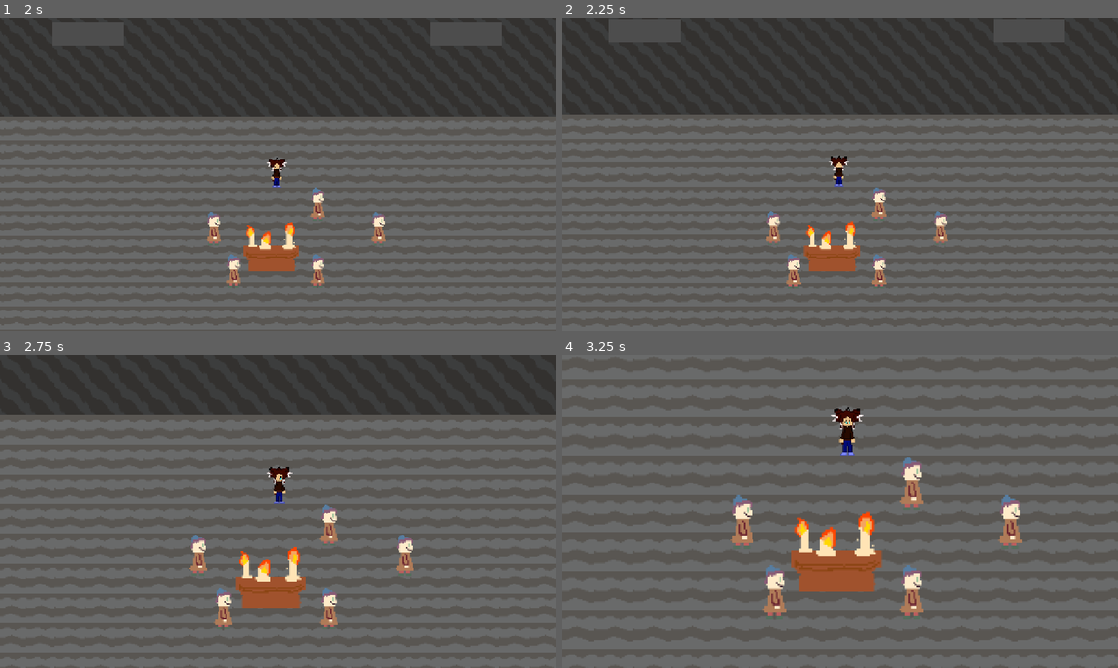
Above: before the commit, frames 1-4 (two rows, left to right).
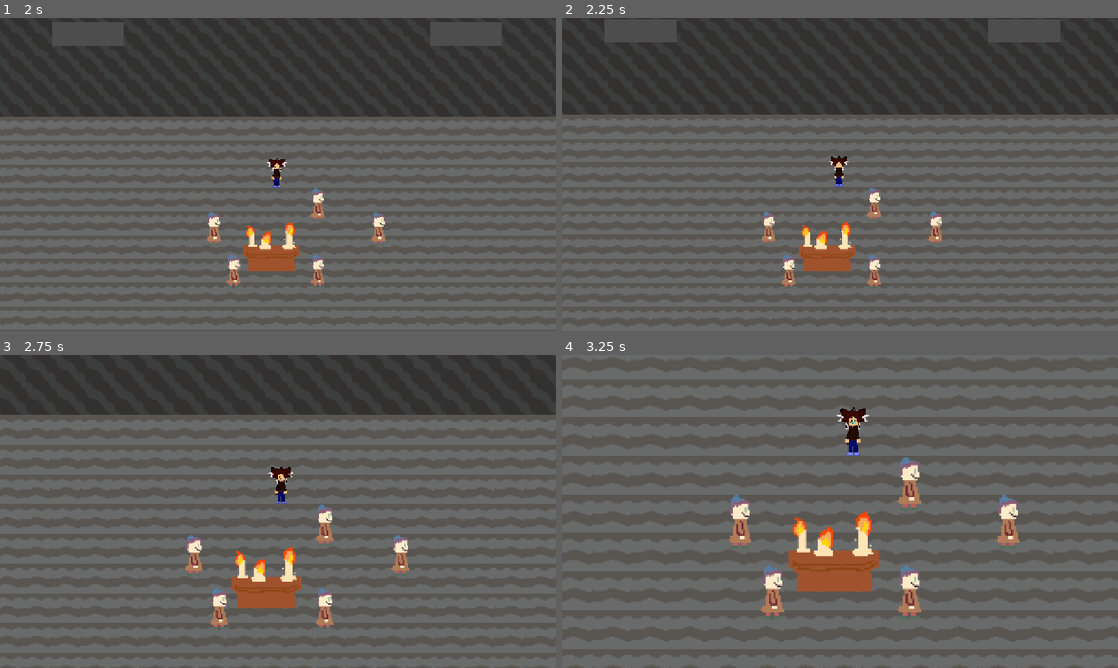
Above: after the commit, the same moments.

Repository: ki-krpto/Wood-Hollow-Academy
Game: Godot game, scene res://root.tscn
The game is run twice, just before and just after one commit, with the same random seed, the same clock (stepped at 60 frames per second) and the same inputs.
Inputs:
- Up to frame 1 (2 s): click "Start" at 0.5 s; click "New" at 1.25 s
- Up to frame 2 (2.25 s): tap Enter at 2 s; hold D (right) from 2.03 s (still down); tap E (interact) at 2.1 s
- Up to frame 3 (2.75 s): keep holding D (right)
- Up to frame 4 (3.25 s): release D (right) at 2.78 s; hold S (down) from 2.78 s (still down); tap E (interact) at 2.85 s

Frame 1 is identical in both runs. In frame 2, 1.9% of the frame differs, in the area x 7-91%, y 0-86%; in frame 3, 2.3%; in frame 4, 2.6%, in the area x 29-83%, y 16-84%.

Commit message:
player movement fixx

Diff:
--- a/assets/maps/player.gd
+++ b/assets/maps/player.gd
@@ -1,8 +1,8 @@
 extends CharacterBody2D
 
 const TILE_SIZE = 32
-const SPEED = 100.0
-const MOVE_DELAY = 0.1
+const SPEED = 130
+const MOVE_DELAY = 0
 
 var moving = false
 var target = Vector2.ZERO
@@ -85,71 +85,88 @@
 		_try_interact()
 		return
 
-	var held = Vector2.ZERO
+	var held = _held_dir()
+	var tapped = _tapped_dir()
+	if tapped != Vector2.ZERO:
+		buffered_dir = tapped
+
+	# Spend the frame's travel budget one tile at a time. Chaining steps within
+	# the same frame keeps a held direction from pausing on a tile boundary, and
+	# rolling the leftover into the next tile means no travel is lost to a step
+	# that happens to finish mid-frame.
+	var budget := SPEED * delta
+
+	while budget > 0.0001:
+		if not moving:
+			if move_timer > 0.0:
+				break
+			if not _begin_step(held):
+				break
+
+		var advance := minf(budget, TILE_SIZE * (1.0 - move_progress))
+		budget -= advance
+		move_progress += advance / TILE_SIZE
+
+		if move_progress >= 0.99999:
+			position = target
+			move_progress = 0.0
+			moving = false
+			move_dir = Vector2.ZERO
+			move_timer = MOVE_DELAY
+			GameManager.overworld_position = position
+		else:
+			position = move_start.lerp(target, move_progress)
+
+func _begin_step(held: Vector2) -> bool:
+	var next = Vector2.ZERO
+	if buffered_dir != Vector2.ZERO:
+		next = buffered_dir
+		buffered_dir = Vector2.ZERO
+	elif held != Vector2.ZERO:
+		next = held
+
+	if next == Vector2.ZERO:
+		return false
+
+	facing_dir = next
+	var collision = move_and_collide(next * TILE_SIZE, true)
+	if collision:
+		move_dir = Vector2.ZERO
+		var collider = collision.get_collider()
+		if collider and collider.is_in_group("enemies"):
+			var raw_id = collider.get("enemy_id")
+			var enemy_id: String = "Pollutabloom" if raw_id == null else str(raw_id)
+			_start_battle_transition(enemy_id, collider)
+		return false
+
+	move_dir = next
+	move_start = position
+	target = position + next * TILE_SIZE
+	move_progress = 0.0
+	moving = true
+	return true
+
+func _held_dir() -> Vector2:
 	if Input.is_action_pressed("right"):
-		held = Vector2.RIGHT
-	elif Input.is_action_pressed("left"):
-		held = Vector2.LEFT
-	elif Input.is_action_pressed("up"):
-		held = Vector2.UP
-	elif Input.is_action_pressed("down"):
-		held = Vector2.DOWN
-
-	if moving:
-		var tapped = Vector2.ZERO
-		if Input.is_action_just_pressed("right"):
-			tapped = Vector2.RIGHT
-		elif Input.is_action_just_pressed("left"):
-			tapped = Vector2.LEFT
-		elif Input.is_action_just_pressed("up"):
-			tapped = Vector2.UP
-		elif Input.is_action_just_pressed("down"):
-			tapped = Vector2.DOWN
-
-		if tapped != Vector2.ZERO:
-			buffered_dir = tapped
-
-		move_progress += delta * (SPEED / TILE_SIZE)
-		if move_progress >= 1.0:
-			position = target
-			GameManager.overworld_position = position
-			moving = false
-			move_timer = MOVE_DELAY
-		else:
-			var eased = _ease_in_out(move_progress)
-			var desired = move_start.lerp(target, eased)
-			var step = desired - position
-			if move_and_collide(step):
-				moving = false
-				move_dir = Vector2.ZERO
-				buffered_dir = Vector2.ZERO
-				move_timer = MOVE_DELAY
-
-	if not moving and move_timer <= 0.0:
-		var next = Vector2.ZERO
-
-		if buffered_dir != Vector2.ZERO:
-			next = buffered_dir
-			buffered_dir = Vector2.ZERO
-		elif held != Vector2.ZERO:
-			next = held
-
-		if next != Vector2.ZERO:
-			facing_dir = next
-			var collision = move_and_collide(next * TILE_SIZE, true)
-			if not collision:
-				move_dir = next
-				target = position + move_dir * TILE_SIZE
-				move_start = position
-				move_progress = 0.0
-				moving = true
-			else:
-				var collider = collision.get_collider()
-				if collider and collider.is_in_group("enemies"):
-					var raw_id = collider.get("enemy_id")
-					var enemy_id: String = "Pollutabloom" if raw_id == null else str(raw_id)
-					_start_battle_transition(enemy_id, collider)
-				move_dir = Vector2.ZERO
+		return Vector2.RIGHT
+	if Input.is_action_pressed("left"):
+		return Vector2.LEFT
+	if Input.is_action_pressed("up"):
+		return Vector2.UP
+	if Input.is_action_pressed("down"):
+		return Vector2.DOWN
+	return Vector2.ZERO
+
+func _tapped_dir() -> Vector2:
+	if Input.is_action_just_pressed("right"):
+		return Vector2.RIGHT
+	if Input.is_action_just_pressed("left"):
+		return Vector2.LEFT
+	if Input.is_action_just_pressed("up"):
+		return Vector2.UP
+	if Input.is_action_just_pressed("down"):
+		return Vector2.DOWN
+	return Vector2.ZERO
 
 func _try_interact() -> void:
 	var col := get_node_or_null("CollisionShape2D") as CollisionShape2D
